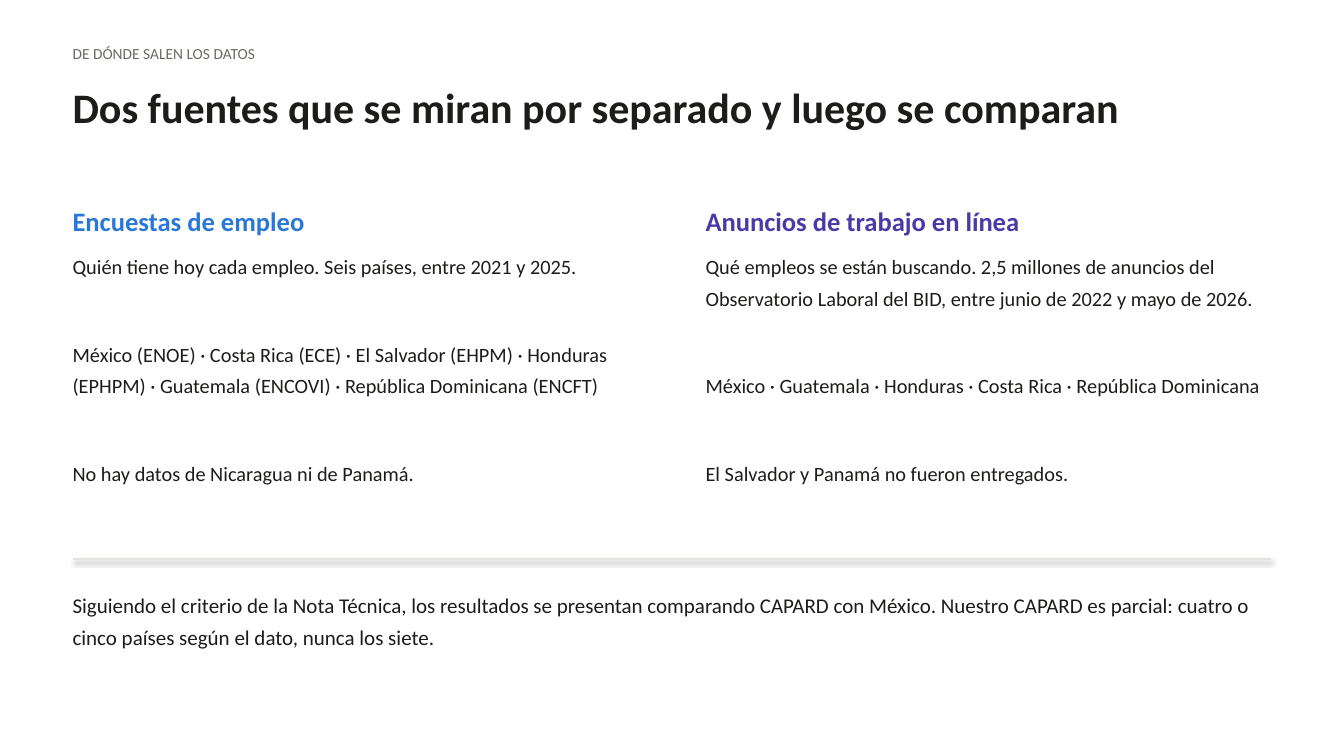
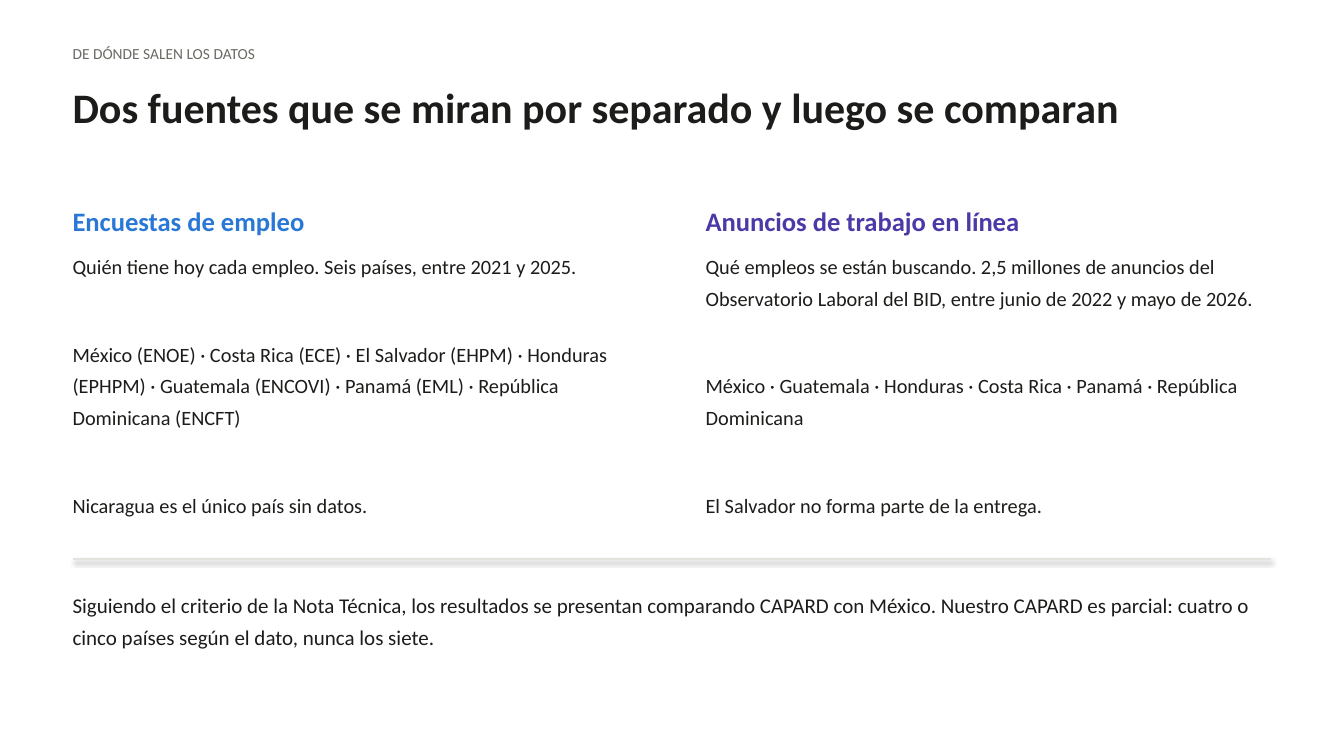
Before and after one commit to etorresram/CID-Technical-Note, a slide deck: slide 4 of Presentacion_CID_IA_Sectores.pptx. Drawn at 1344x756 pixels with LibreOffice and Linux fonts; fonts in the diff are those of the drawing. Boxes give left, top, right and bottom in pixels: in the first picture for what was removed or moved away, otherwise in the second. Text is boxed around its words. In the diff, an @@ line names an element or a change of style, - is before the commit and + after.

```diff
--- a/Presentacion_CID_IA_Sectores.pptx
+++ b/Presentacion_CID_IA_Sectores.pptx
@@ text at bbox=[73, 347, 607, 517]: text changed @@
-México (ENOE) · Costa Rica (ECE) · El Salvador (EHPM) · Honduras (EPHPM) · Guatemala (ENCOVI) · República Dominicana (ENCFT)
-No hay datos de Nicaragua ni de Panamá.
+México (ENOE) · Costa Rica (ECE) · El Salvador (EHPM) · Honduras (EPHPM) · Guatemala (ENCOVI) · Panamá (EML) · República Dominicana (ENCFT)
+Nicaragua es el único país sin datos.
@@ text at bbox=[706, 379, 1237, 517]: text changed @@
-México · Guatemala · Honduras · Costa Rica · República Dominicana
-El Salvador y Panamá no fueron entregados.
+México · Guatemala · Honduras · Costa Rica · Panamá · República Dominicana
+El Salvador no forma parte de la entrega.
```
Also in this commit, not shown: 5 other slides changed, 4 other files.
